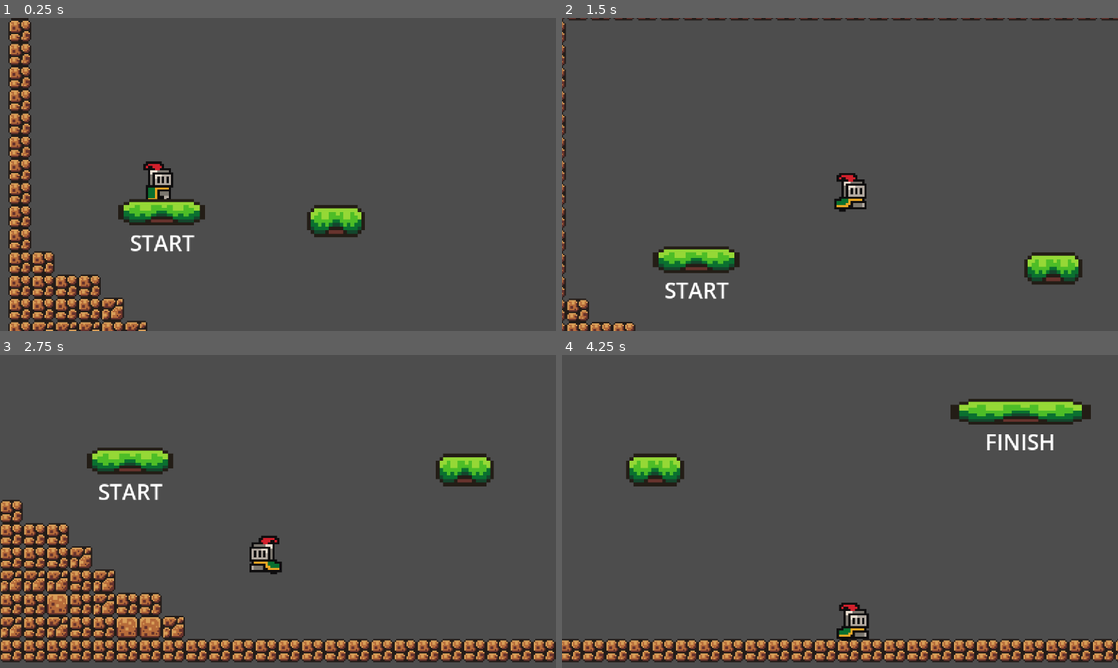
Above: before the commit, frames 1-4 (two rows, left to right).
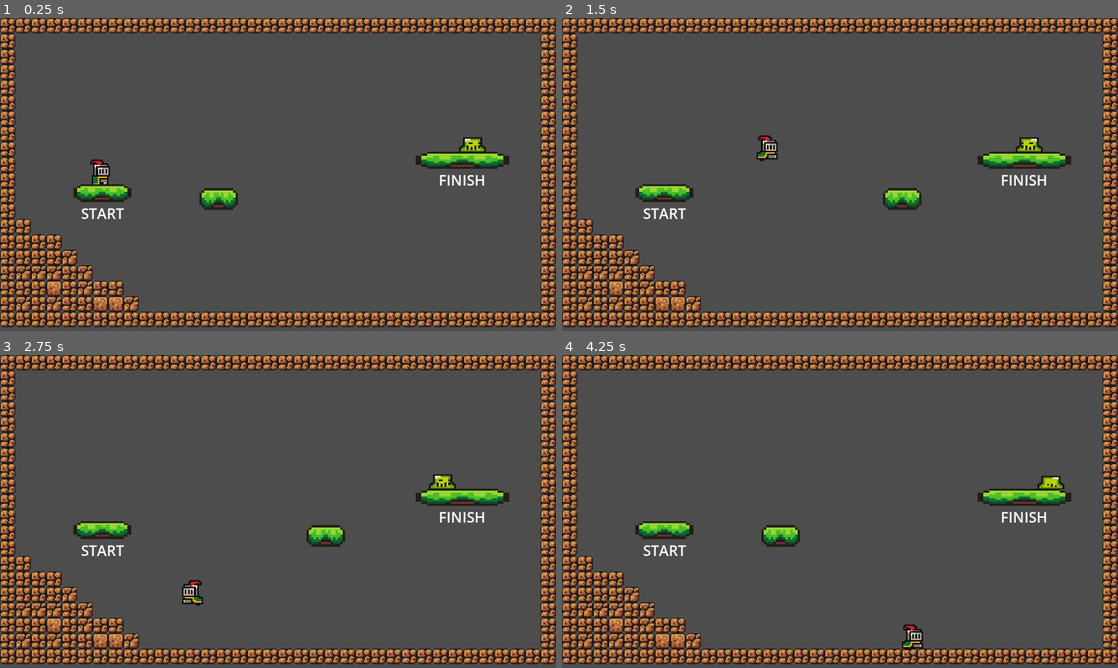
Above: after the commit, the same moments.

Repository: Klarnold/Task1
Game: Godot game, scene res://scenes/game/game.tscn
Same seed, same stepped clock (60 frames per second), same inputs: the game is played once before the commit and once after it.
Inputs (mouse positions are in pixels of both pictures, inside the frame that each line leads up to):
- Up to frame 1 (0.25 s): no input
- Up to frame 2 (1.5 s): move the mouse to (962, 158) at 0.52 s; hold Right (right) from 0.53 s (still down); click (962, 158) at 0.6 s; tap Space (jump) at 0.77, 0.8, 1.07, 1.35 s; move the mouse to (728, 190) at 1.27 s
- Up to frame 3 (2.75 s): tap Space (jump) at 1.52, 1.82, 2.3 s; click (166, 527) at 1.55 s; move the mouse to (333, 442) at 2.02 s; release Right (right) at 2.03 s; hold A (left) from 2.03 s (still down); click (333, 442) at 2.1 s
- Up to frame 4 (4.25 s): move the mouse to (812, 574) at 2.77 s; release A (left) at 2.78 s; hold Right (right) from 2.78 s (still down); click (812, 574) at 2.85 s; tap Space (jump) at 3.02, 3.32, 3.6, 3.77, 4.07 s; move the mouse to (1006, 558) at 3.52 s

The runs differ from the first frame. In frame 1, 24% of the frame differs, in the area x 0-100%, y 0-100%; in frame 2, 23%; in frame 3, 28%, in the area x 0-100%, y 0-99%; in frame 4, 25%.

Commit message:
Basic Enemy (slime)
Added basic class for all enemies - Enemy.
Made simple state machine and programmed basic movement behaviour: gravity, movemnt on pletform and made it go from one side of the platform to another

Diff:
--- /dev/null
+++ b/simpleplatformer/elements/enemies/slime.tscn
@@ -0,0 +1,286 @@
+[gd_scene load_steps=21 format=3 uid="uid://sttnuxa5d1cw"]
+
+[ext_resource type="Script" uid="uid://btd71j2dxi8p8" path="res://scripts/elements/enemis/slime.gd" id="1_mo4h8"]
+[ext_resource type="Texture2D" uid="uid://lrm8cqpdwttn" path="res://assets/sprites/slime_green.png" id="2_llyuw"]
+
+[sub_resource type="AtlasTexture" id="AtlasTexture_mo4h8"]
+atlas = ExtResource("2_llyuw")
+region = Rect2(0, 24, 24, 24)
+
+[sub_resource type="AtlasTexture" id="AtlasTexture_llyuw"]
+atlas = ExtResource("2_llyuw")
+region = Rect2(24, 24, 24, 24)
+
+[sub_resource type="AtlasTexture" id="AtlasTexture_nivw5"]
+atlas = ExtResource("2_llyuw")
+region = Rect2(48, 24, 24, 24)
+
+[sub_resource type="AtlasTexture" id="AtlasTexture_mlg68"]
+atlas = ExtResource("2_llyuw")
+region = Rect2(0, 48, 24, 24)
+
+[sub_resource type="AtlasTexture" id="AtlasTexture_fjqgs"]
+atlas = ExtResource("2_llyuw")
+region = Rect2(24, 48, 24, 24)
+
+[sub_resource type="AtlasTexture" id="AtlasTexture_18ktc"]
+atlas = ExtResource("2_llyuw")
+region = Rect2(48, 48, 24, 24)
+
+[sub_resource type="AtlasTexture" id="AtlasTexture_7loq1"]
+atlas = ExtResource("2_llyuw")
+region = Rect2(72, 48, 24, 24)
+
+[sub_resource type="AtlasTexture" id="AtlasTexture_1w1ih"]
+atlas = ExtResource("2_llyuw")
+region = Rect2(24, 48, 24, 24)
+
+[sub_resource type="AtlasTexture" id="AtlasTexture_2t0es"]
+atlas = ExtResource("2_llyuw")
+region = Rect2(0, 0, 24, 24)
+
+[sub_resource type="AtlasTexture" id="AtlasTexture_stcvr"]
+atlas = ExtResource("2_llyuw")
+region = Rect2(24, 0, 24, 24)
+
+[sub_resource type="AtlasTexture" id="AtlasTexture_txmx6"]
+atlas = ExtResource("2_llyuw")
+region = Rect2(48, 0, 24, 24)
+
+[sub_resource type="AtlasTexture" id="AtlasTexture_gux01"]
+atlas = ExtResource("2_llyuw")
+region = Rect2(72, 0, 24, 24)
+
+[sub_resource type="SpriteFrames" id="SpriteFrames_qwfa6"]
+animations = [{
+"frames": [{
+"duration": 1.0,
+"texture": SubResource("AtlasTexture_mo4h8")
+}, {
+"duration": 1.0,
+"texture": SubResource("AtlasTexture_llyuw")
+}, {
+"duration": 1.0,
+"texture": SubResource("AtlasTexture_llyuw")
+}, {
+"duration": 1.0,
+"texture": SubResource("AtlasTexture_nivw5")
+}, {
+"duration": 1.0,
+"texture": SubResource("AtlasTexture_nivw5")
+}, {
+"duration": 1.0,
+"texture": SubResource("AtlasTexture_nivw5")
+}, {
+"duration": 1.0,
+"texture": SubResource("AtlasTexture_nivw5")
+}, {
+"duration": 1.0,
+"texture": SubResource("AtlasTexture_nivw5")
+}, {
+"duration": 1.0,
+"texture": SubResource("AtlasTexture_mo4h8")
+}],
+"loop": false,
+"name": &"attack",
+"speed": 6.0
+}, {
+"frames": [{
+"duration": 1.0,
+"texture": SubResource("AtlasTexture_mlg68")
+}, {
+"duration": 1.0,
+"texture": SubResource("AtlasTexture_fjqgs")
+}, {
+"duration": 1.0,
+"texture": SubResource("AtlasTexture_18ktc")
+}, {
+"duration": 1.0,
+"texture": SubResource("AtlasTexture_7loq1")
+}],
+"loop": false,
+"name": &"damaged",
+"speed": 8.0
+}, {
+"frames": [{
+"duration": 1.0,
+"texture": SubResource("AtlasTexture_1w1ih")
+}],
+"loop": false,
+"name": &"death",
+"speed": 0.5
+}, {
+"frames": [{
+"duration": 1.0,
+"texture": SubResource("AtlasTexture_2t0es")
+}, {
+"duration": 1.0,
+"texture": SubResource("AtlasTexture_stcvr")
+}, {
+"duration": 1.0,
+"texture": SubResource("AtlasTexture_txmx6")
+}, {
+"duration": 1.0,
+"texture": SubResource("AtlasTexture_gux01")
+}, {
+"duration": 1.0,
+"texture": SubResource("AtlasTexture_txmx6")
+}, {
+"duration": 1.0,
+"texture": SubResource("AtlasTexture_stcvr")
+}],
+"loop": true,
+"name": &"move",
+"speed": 10.0
+}]
+
+[sub_resource type="Animation" id="Animation_mo4h8"]
+length = 1.5
+tracks/0/type = "value"
+tracks/0/imported = false
+tracks/0/enabled = true
+tracks/0/path = NodePath("AnimatedSprite2D:frame")
+tracks/0/interp = 1
+tracks/0/loop_wrap = true
+tracks/0/keys = {
+"times": PackedFloat32Array(0, 0.166667, 0.333333, 0.5, 0.666667, 0.833333, 1, 1.16667, 1.33333),
+"transitions": PackedFloat32Array(1, 1, 1, 1, 1, 1, 1, 1, 1),
+"update": 1,
+"values": [0, 1, 2, 3, 4, 5, 6, 7, 8]
+}
+tracks/1/type = "value"
+tracks/1/imported = false
+tracks/1/enabled = true
+tracks/1/path = NodePath("AnimatedSprite2D:animation")
+tracks/1/interp = 1
+tracks/1/loop_wrap = true
+tracks/1/keys = {
+"times": PackedFloat32Array(0),
+"transitions": PackedFloat32Array(1),
+"update": 1,
+"values": ["attack"]
+}
+
+[sub_resource type="Animation" id="Animation_llyuw"]
+length = 0.5
+tracks/0/type = "value"
+tracks/0/imported = false
+tracks/0/enabled = true
+tracks/0/path = NodePath("AnimatedSprite2D:frame")
+tracks/0/interp = 1
+tracks/0/loop_wrap = true
+tracks/0/keys = {
+"times": PackedFloat32Array(0, 0.125, 0.25, 0.375),
+"transitions": PackedFloat32Array(1, 1, 1, 1),
+"update": 1,
+"values": [0, 1, 2, 3]
+}
+tracks/1/type = "value"
+tracks/1/imported = false
+tracks/1/enabled = true
+tracks/1/path = NodePath("AnimatedSprite2D:animation")
+tracks/1/interp = 1
+tracks/1/loop_wrap = true
+tracks/1/keys = {
+"times": PackedFloat32Array(0),
+"transitions": PackedFloat32Array(1),
+"update": 1,
+"values": ["damaged"]
+}
+
+[sub_resource type="Animation" id="Animation_nivw5"]
+length = 2.0
+tracks/0/type = "value"
+tracks/0/imported = false
+tracks/0/enabled = true
+tracks/0/path = NodePath("AnimatedSprite2D:frame")
+tracks/0/interp = 1
+tracks/0/loop_wrap = true
+tracks/0/keys = {
+"times": PackedFloat32Array(0),
+"transitions": PackedFloat32Array(1),
+"update": 1,
+"values": [0]
+}
+tracks/1/type = "value"
+tracks/1/imported = false
+tracks/1/enabled = true
+tracks/1/path = NodePath("AnimatedSprite2D:animation")
+tracks/1/interp = 1
+tracks/1/loop_wrap = true
+tracks/1/keys = {
+"times": PackedFloat32Array(0),
+"transitions": PackedFloat32Array(1),
+"update": 1,
+"values": ["death"]
+}
+
+[sub_resource type="Animation" id="Animation_1w1ih"]
+length = 0.6
+loop_mode = 1
+tracks/0/type = "value"
+tracks/0/imported = false
+tracks/0/enabled = true
+tracks/0/path = NodePath("AnimatedSprite2D:frame")
+tracks/0/interp = 1
+tracks/0/loop_wrap = true
+tracks/0/keys = {
+"times": PackedFloat32Array(0, 0.1, 0.2, 0.3, 0.4, 0.5),
+"transitions": PackedFloat32Array(1, 1, 1, 1, 1, 1),
+"update": 1,
+"values": [0, 1, 2, 3, 4, 5]
+}
+tracks/1/type = "value"
+tracks/1/imported = false
+tracks/1/enabled = true
+tracks/1/path = NodePath("AnimatedSprite2D:animation")
+tracks/1/interp = 1
+tracks/1/loop_wrap = true
+tracks/1/keys = {
+"times": PackedFloat32Array(0),
+"transitions": PackedFloat32Array(1),
+"update": 1,
+"values": ["move"]
+}
+
+[sub_resource type="AnimationLibrary" id="AnimationLibrary_mlg68"]
+_data = {
+&"attack": SubResource("Animation_mo4h8"),
+&"damaged": SubResource("Animation_llyuw"),
+&"death": SubResource("Animation_nivw5"),
+&"move": SubResource("Animation_1w1ih")
+}
+
+[node name="Slime" type="CharacterBody2D"]
+script = ExtResource("1_mo4h8")
+
+[node name="AnimatedSprite2D" type="AnimatedSprite2D" parent="."]
+position = Vector2(0, -12)
+sprite_frames = SubResource("SpriteFrames_qwfa6")
+animation = &"attack"
+autoplay = "move"
+
+[node name="PhysicShape" type="CollisionPolygon2D" parent="."]
+polygon = PackedVector2Array(2, 0, 2, -5, -2, -5, -2, 0)
+
+[node name="AnimationPlayer" type="AnimationPlayer" parent="."]
+libraries = {
+&"": SubResource("AnimationLibrary_mlg68")
+}
+
+[node name="DamageBox" type="Node2D" parent="."]
+
+[node name="EdgeCheckerRayCast" type="RayCast2D" parent="DamageBox"]
+position = Vector2(7, -1)
+target_position = Vector2(0, 5)
+
+[node name="HitBoxArea" type="Area2D" parent="DamageBox"]
+
+[node name="HitBoxShape" type="CollisionPolygon2D" parent="DamageBox/HitBoxArea"]
+position = Vector2(0, 1)
+polygon = PackedVector2Array(5, -8, 11, -13, 11, -1, 5, 1)
+
+[node name="HurtBoxArea" type="Area2D" parent="DamageBox"]
+
+[node name="HurtBoxShape" type="CollisionPolygon2D" parent="DamageBox/HurtBoxArea"]
+polygon = PackedVector2Array(-7, 0, -7, -4, -6, -4, -6, -5, -5, -5, -5, -11, 5, -11, 5, -5, 6, -5, 6, -4, 7, -4, 7, 0)
--- a/simpleplatformer/elements/player/player.tscn
+++ b/simpleplatformer/elements/player/player.tscn
@@ -604,10 +604,8 @@
 [node name="DamageBox" type="Node2D" parent="."]
 
 [node name="HitBoxArea" type="Area2D" parent="DamageBox"]
-position = Vector2(0, 3)
 
 [node name="HitBoxShape" type="CollisionPolygon2D" parent="DamageBox/HitBoxArea"]
-position = Vector2(0, -3)
 polygon = PackedVector2Array(1, 14, 8, 12, 10, 5, 8, -2, 0, 1)
 
 [node name="HurtBoxArea" type="Area2D" parent="DamageBox"]
@@ -621,6 +619,7 @@
 one_shot = true
 
 [node name="Camera2D" type="Camera2D" parent="."]
+enabled = false
 zoom = Vector2(1.5, 1.5)
 process_callback = 0
 limit_left = 0
--- a/simpleplatformer/project.godot
+++ b/simpleplatformer/project.godot
@@ -14,6 +14,10 @@
 run/main_scene="uid://bgfvekfylnh0m"
 config/features=PackedStringArray("4.4", "Forward Plus")
 config/icon="res://icon.svg"
+
+[autoload]
+
+Globals="*res://scripts/globals/Globals.gd"
 
 [display]
 
--- a/simpleplatformer/scenes/game/game.tscn
+++ b/simpleplatformer/scenes/game/game.tscn
@@ -1,9 +1,10 @@
-[gd_scene load_steps=5 format=4 uid="uid://bgfvekfylnh0m"]
+[gd_scene load_steps=6 format=4 uid="uid://bgfvekfylnh0m"]
 
 [ext_resource type="PackedScene" uid="uid://cakrc4b16nq1t" path="res://elements/tileMapLayers/world_tile_layer.tscn" id="1_sul5r"]
 [ext_resource type="PackedScene" uid="uid://b5p0rho8ugx7q" path="res://elements/platforms/simple_platform.tscn" id="2_7h61r"]
 [ext_resource type="PackedScene" uid="uid://773bd1g0y4x" path="res://elements/platforms/moving_platform.tscn" id="3_0sr1o"]
 [ext_resource type="PackedScene" uid="uid://cqncmy8dbn1pc" path="res://elements/player/player.tscn" id="4_kelw5"]
+[ext_resource type="PackedScene" uid="uid://sttnuxa5d1cw" path="res://elements/enemies/slime.tscn" id="5_lfrn8"]
 
 [node name="Game" type="Node2D"]
 
@@ -48,3 +49,9 @@
 [node name="Player" parent="." instance=ExtResource("4_kelw5")]
 position = Vector2(209, 299)
 scale = Vector2(3.18814, 2.95465)
+
+[node name="Node" type="Node" parent="."]
+
+[node name="Slime" parent="Node" instance=ExtResource("5_lfrn8")]
+position = Vector2(963, 258)
+scale = Vector2(4.01221, 2.85705)
--- /dev/null
+++ b/simpleplatformer/scripts/elements/enemis/enemy.gd
@@ -0,0 +1,91 @@
+extends CharacterBody2D
+class_name Enemy
+
+enum EnemyStateMachine{
+	MOVE,
+	ATACK,
+	CHASE,
+	DAMAGED,
+	DEATH
+}
+
+
+@onready var state: EnemyStateMachine = EnemyStateMachine.MOVE
+@onready var direction: int = 1
+
+
+var edge_checker_ray_cast: RayCast2D
+var animated_sprite_2d: AnimatedSprite2D
+var animation_player: AnimationPlayer
+var damage_box: Node2D
+
+
+func _ready() -> void:
+	# this all required for catching errors because of the composition issues
+	if !has_node("AnimatedSprite2D"):
+		printerr("%s has no %s, this node was freed" % [name, "AnimatedSprite2D"])
+		queue_free()
+	animated_sprite_2d = $AnimatedSprite2D
+	if !has_node("AnimationPlayer"):
+		printerr("%s has no %s, this node was freed" % [name, "AnimationPlayer"])
+		queue_free()
+	animation_player = $AnimationPlayer
+	if !has_node("DamageBox"):
+		printerr("%s has no %s, this node was freed" % [name, "DamageBox"])
+		queue_free()
+	damage_box = $DamageBox
+	if  has_node("DamageBox/EdgeCheckerRayCast"):
+		edge_checker_ray_cast = $DamageBox/EdgeCheckerRayCast
+
+
+func _physics_process(delta: float) -> void:
+	match state:
+		EnemyStateMachine.MOVE:
+			move_state(delta)
+		EnemyStateMachine.ATACK:
+			attack_state()
+		EnemyStateMachine.CHASE:
+			chase_state()
+		EnemyStateMachine.DAMAGED:
+			damaged_state()
+		EnemyStateMachine.DEATH:
+			death_state()
+
+	if !is_on_floor():
+		velocity.y += clamp(Globals.gravity*delta, Globals.VELOCITY_Y_MIN, \
+											Globals.VELOCITY_Y_MAX)
+
+	move_and_slide()
+
+
+func move_state(delta: float):
+	if !edge_checker_ray_cast.is_colliding() and is_on_floor():
+		set_direction(-direction)
+	animation_player.play("move")
+	velocity.x = lerp(velocity.x + Globals.ENEMY_SPEED*delta*direction, \
+	 Globals.ENEMY_MAX_SPEED*direction, 0.8)
+
+
+func attack_state():
+	pass
+
+
+func chase_state():
+	pass
+
+
+func damaged_state():
+	pass
+
+
+func death_state():
+	pass
+
+
+func set_direction(_direction: int):
+	direction = _direction
+	# this piece of code is required because of chance for scales be not equal
+	# exactly 1 or -1, which is direction, so that's it
+	animated_sprite_2d.scale.x = abs(animated_sprite_2d.scale.x)*direction
+	damage_box.scale.x = abs(damage_box.scale.x)*direction
+	edge_checker_ray_cast.scale.x = abs(edge_checker_ray_cast.scale.x)*direction
--- /dev/null
+++ b/simpleplatformer/scripts/elements/enemis/slime.gd
@@ -0,0 +1 @@
+extends Enemy
--- a/simpleplatformer/scripts/elements/player/player.gd
+++ b/simpleplatformer/scripts/elements/player/player.gd
@@ -11,8 +11,6 @@
 }
 
 # constants
-const VELOCITY_Y_MIN: float = -500
-const VELOCITY_Y_MAX: float = 500
 const SPEED: float = 15000.0
 const JUMP_SPEED: float = -25000.0
 const ATTACK_PUSH_SPEED: float = 14000
@@ -25,10 +23,10 @@
 
 # onready variables
 @onready var state: PlayerStateMachine = PlayerStateMachine.MOVE
-@onready var gravity: float = ProjectSettings.get_setting("physics/2d/default_gravity")
 
 # variables
 var direction: float = 0
+var final_direction: int = 1 # for player's look direction
 var jump_allowed: bool = true
 
 
@@ -38,12 +36,11 @@
 
 
 func _input(event: InputEvent) -> void:
-	if Input.is_action_just_pressed("jump") and is_on_floor(): # check for jump
+	if Input.is_action_just_pressed("jump") and jump_allowed: # check for jump
 		state = PlayerStateMachine.JUMP
 	# check if attack pressed
 	elif Input.is_action_just_pressed("attack") \
 		and state != PlayerStateMachine.ATTACK: # check if attacking
-			print(state)
 			state = PlayerStateMachine.ATTACK
 
 
@@ -63,8 +60,8 @@
 	if !is_on_floor(): # basic gravity
 		if coyot_jump_timer.time_left == 0: # coyot jumpt for better UE
 			coyot_jump_timer.start()
-		velocity.y += clamp(gravity*delta, VELOCITY_Y_MIN, \
-											VELOCITY_Y_MAX)
+		velocity.y += clamp(Globals.gravity*delta, Globals.VELOCITY_Y_MIN, \
+											Globals.VELOCITY_Y_MAX)
 
 	move_and_slide()
 
@@ -74,7 +71,8 @@
 												# and better animation
 
 	if direction != 0: # if pressing move buttons (left/right)
-		set_look(direction) # set player's look direction
+		final_direction = direction
+		set_look(final_direction) # set player's look direction
 		if is_on_floor(): # check for animation and jump variable
 			animation_player.play("move")
 			jump_allowed = true
@@ -95,7 +93,7 @@
 
 # attack state
 func attack_state(delta: float):
-	velocity.x = ATTACK_PUSH_SPEED*delta*animated_sprite_2d.scale.x/abs(animated_sprite_2d.scale.x)
+	velocity.x = ATTACK_PUSH_SPEED*delta*final_direction
 	var tween: Tween = get_tree().create_tween()
 	tween.tween_property(self, "velocity:x", 0,\
 	 0.2).set_trans(Tween.TRANS_CIRC).set_ease(Tween.EASE_OUT)
--- /dev/null
+++ b/simpleplatformer/scripts/globals/Globals.gd
@@ -0,0 +1,13 @@
+extends Node
+
+# CONSTS_ST
+# ...for all
+const VELOCITY_Y_MIN: float = -500
+const VELOCITY_Y_MAX: float = 500
+
+# ...for enemis
+const ENEMY_SPEED: float = 4000
+const ENEMY_MAX_SPEED: float = 50
+# CONSTS_END
+
+var gravity: float = ProjectSettings.get_setting("physics/2d/default_gravity")
Not shown, added: simpleplatformer/scripts/elements/enemis/enemy.gd.uid
Not shown, added: simpleplatformer/scripts/elements/enemis/slime.gd.uid
Not shown, added: simpleplatformer/scripts/globals/Globals.gd.uid
Not shown, added: simpleplatformer/elements/enemies/slime.tscn13159361465.tmp
Not shown, added: simpleplatformer/elements/enemies/slime.tscn13165485678.tmp
